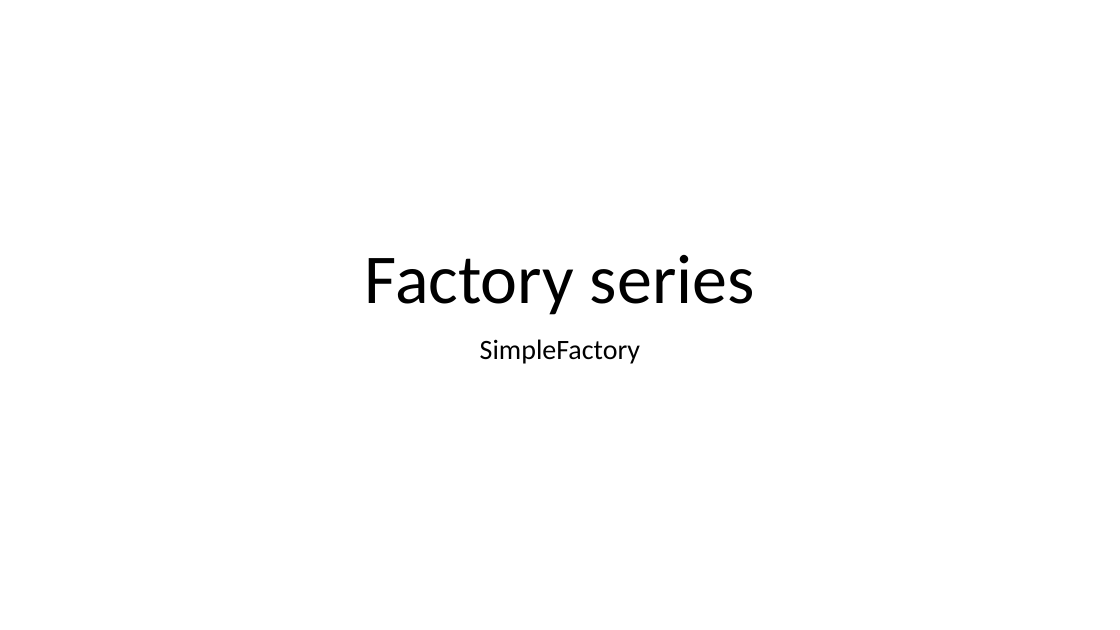
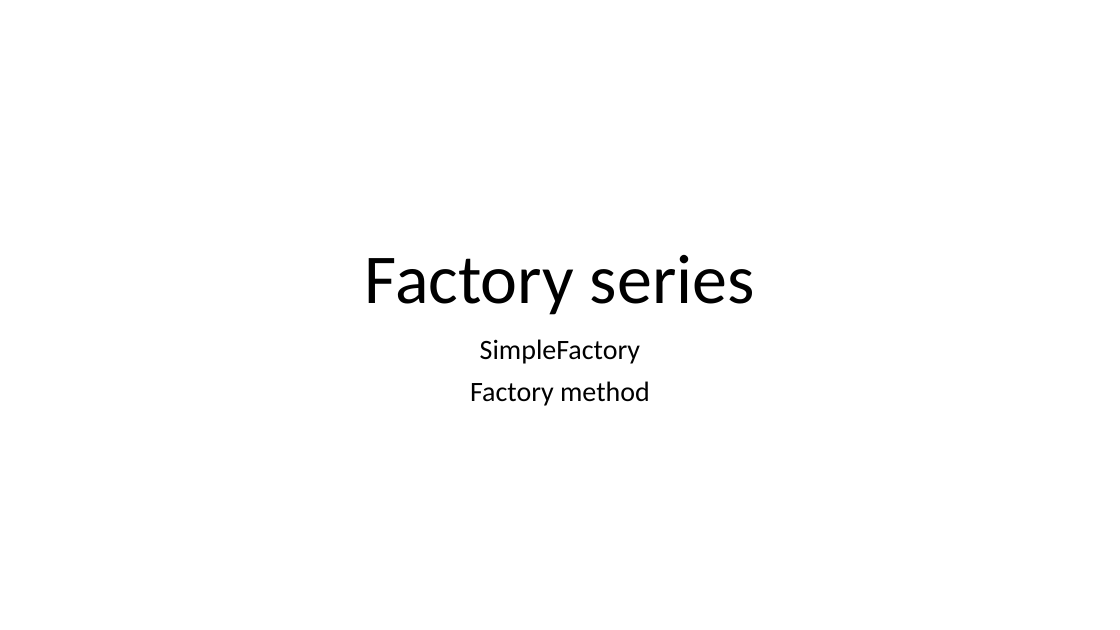
Before and after one commit to johnklee/learn_dp_from_bad_smell_design, a slide deck: slide 1 of smart-pizza-store_factory-part2/docs/dp_franchise_pizza_stores.pptx. Drawn at 1120x630 pixels with LibreOffice and Linux fonts; fonts in the diff are those of the drawing. Boxes give left, top, right and bottom in pixels: in the first picture for what was removed or moved away, otherwise in the second. Text is boxed around its words. In the diff, an @@ line names an element or a change of style, - is before the commit and + after.

Commit message:
update docs/dp_franchise_pizza_stores.pptx for factor method description

```diff
--- a/smart-pizza-store_factory-part2/docs/dp_franchise_pizza_stores.pptx
+++ b/smart-pizza-store_factory-part2/docs/dp_franchise_pizza_stores.pptx
@@ subtitle at (x1=470, y1=381, x2=650, y2=406): paragraph added @@
+Factory method
```
Also in this commit, not shown: 1 other slide changed, 1 slide added.
